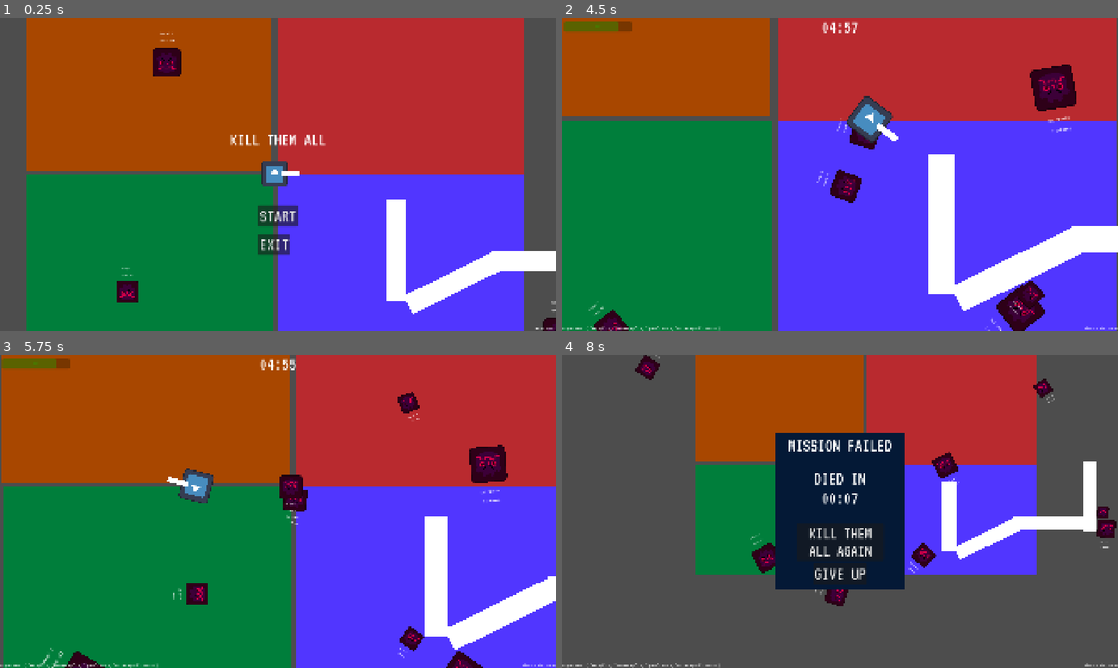
Above: before the commit, frames 1-4 (two rows, left to right).
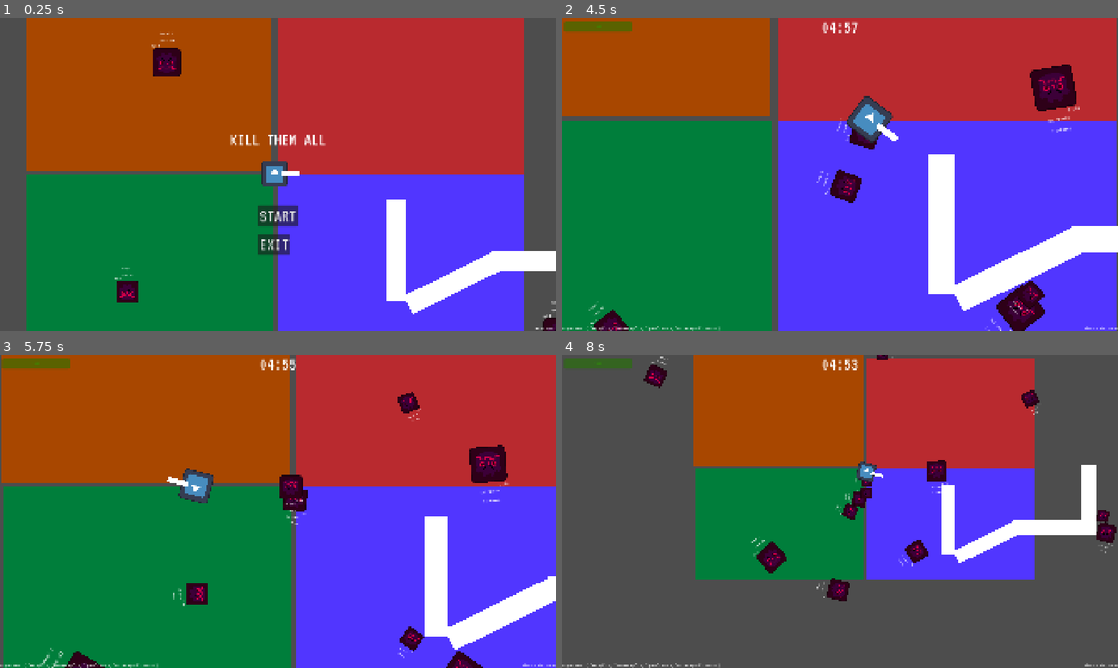
Above: after the commit, the same moments.

Repository: yasukawa426/top-down-shooter
Game: Godot game, scene res://scenes/main.tscn
The game is run twice, just before and just after one commit, with the same random seed, the same clock (stepped at 60 frames per second) and the same inputs. The engine's default icon, where the game draws it, is replaced by a stand-in: a white triangle on a blue panel in a dark square.
Inputs (mouse positions are in pixels of both pictures, inside the frame that each line leads up to):
- Up to frame 1 (0.25 s): no input
- Up to frame 2 (4.5 s): click "START" at 0.5 s; move the mouse to (962, 158) at 1.27 s; hold D (move_right) 1.28-2.03 s; hold Space (shoot) 1.28-2.03 s; move the mouse to (728, 190) at 2.02 s; hold S (move_down) 2.03-2.78 s; tap Mouse wheel up (zoom_in) at 2.1 s; move the mouse to (895, 105) at 2.77 s; hold D (move_right) 2.78-3.53 s; hold Mouse wheel down (zoom_out) 2.78-3.53 s; move the mouse to (812, 237) at 3.52 s; hold W (move_up) 3.53-4.28 s; tap Space (shoot) at 3.6 s; move the mouse to (1006, 221) at 4.27 s; hold A (move_left) from 4.28 s (still down); hold Mouse wheel up (zoom_in) from 4.28 s (still down)
- Up to frame 3 (5.75 s): keep holding A (move_left); move the mouse to (111, 464) at 5.02 s; release Mouse wheel up (zoom_in) at 5.03 s; tap Mouse wheel down (zoom_out) at 5.1 s
- Up to frame 4 (8 s): move the mouse to (867, 511) at 5.77 s; release A (move_left) at 5.78 s; hold S (move_down) 5.78-6.53 s; hold Space (shoot) 5.78-6.53 s; move the mouse to (756, 433) at 6.52 s; hold D (move_right) 6.53-7.28 s; tap Mouse wheel up (zoom_in) at 6.6 s; move the mouse to (962, 495) at 7.27 s; hold W (move_up) from 7.28 s (still down); hold Mouse wheel down (zoom_out) from 7.28 s (still down)

The runs differ from the first frame. In frame 1, less than 0.1% of the frame differs, in the area x 20-100%, y 8-96%; in frame 2, 0.1%; in frame 3, 0.1%; in frame 4, 17%, in the area x 0-100%, y 0-81%.
Error after the commit: Invalid access to property or key 'DAMAGE' on a base object of type 'CharacterBody2D (enemy.gd)'. (res://scenes/player/player.gd:91)

Commit message:
feat/refact: add hp and damage to enemy, and change variables names

Diff:
--- a/scenes/enemies/enemy.gd
+++ b/scenes/enemies/enemy.gd
@@ -1,21 +1,24 @@
 extends CharacterBody2D
 
 ## Base speed all enemies will be based on
-@export var BASE_SPEED = 200
+@export var BASE_SPEED: int = 200
 ## Base damage all enemies will be based on
 @export var BASE_DAMAGE: int = 1
+## Base HP
+@export var BASE_HP: int = 1
 #rn its slighty lower than the player
 ## Enemy max speed after scaling.
-@export var _MAX_SPEED = 500
+@export var _MAX_SPEED: int = 500
 ## Enemy minimum damage after scaling.
-@export var _MINIMUM_DAMAGE = 1
+@export var _MINIMUM_DAMAGE: int = 1
+## Enemy minimum HP after scaling.
+@export var _MINIMUM_HP: int = 1
 
 
-
-var SPEED: float
-var DAMAGE: float
-var player:Node2D
-
+var scaled_speed: float
+var scaled_damage: float
+var current_hp: float
+var player: Node2D
 
 func _ready() -> void:
 	var rand_scale := randf_range(0.6, 1.4)
@@ -24,15 +27,19 @@
 	#the smaller the faster and the bigger the stronger, we use power so it is even more noticiable
 	set_speed(BASE_SPEED / pow(rand_scale, 1.5))
 	set_damage(BASE_DAMAGE * pow(rand_scale, 3))
+	set_hp(BASE_HP * pow(rand_scale, 3))
 
 
 	if OS.is_debug_build():
 		$DebugSpeedLabel.visible = true
-		$DebugSpeedLabel.text = "speed: " + str(int(SPEED))
+		$DebugSpeedLabel.text = "speed: " + str(int(scaled_speed))
 		$DebugDamageLabel.visible = true
-		$DebugDamageLabel.text = "damage: " + str(int(DAMAGE))
+		$DebugDamageLabel.text = "damage: " + str(int(scaled_damage))
+		$DebugHpLabel.visible = true
+		$DebugHpLabel.text = "hp: " + str(int(current_hp))
 
-func _physics_process(delta: float) -> void:
+## Rotates the enemy to look at the player and moves it towards the player
+func _physics_process(_delta: float) -> void:
 	velocity = Vector2.ZERO
 
 	if player == null:
@@ -46,28 +53,42 @@
 
 		#apply speed to the direction
 		if velocity.length() > 0:
-			velocity = velocity * SPEED
+			velocity = velocity * scaled_speed
 
 		#kachaw
 		move_and_slide()
 
 
-
-
-#got hit by a bullet -> dies and delete bullet
+## Got hit by a bullet -> gets damage and delete bullet -> if hp <= 0 dies
 func _on_area_2d_body_entered(body: Node2D) -> void:
-	queue_free()
 	body.queue_free()
 
-#updated the enemy speed respecting its max speed
+	current_hp -= player.damage
+
+	if current_hp <= 0:
+		_die()
+
+## Removes the enemy from the scene
+func _die() -> void:
+	queue_free()
+
+## Update the enemy speed respecting its max speed
 func set_speed(speed: float) -> void:
 	if speed > _MAX_SPEED:
 		speed = _MAX_SPEED
 
-	SPEED = speed
+	scaled_speed = speed
 
-func set_damage(damage: int) -> void:
+## Update the enemy damage respecting its minimum damage
+func set_damage(damage: float) -> void:
 	if damage < _MINIMUM_DAMAGE:
 		damage = _MINIMUM_DAMAGE
 
-	DAMAGE = damage
+	scaled_damage = damage
+
+## Update the enemy hp respecting its minimum hp
+func set_hp(hp: float) -> void:
+	if hp < _MINIMUM_HP:
+		hp = _MINIMUM_HP
+
+	current_hp = hp
--- a/scenes/enemies/enemy.tscn
+++ b/scenes/enemies/enemy.tscn
@@ -11,6 +11,7 @@
 collision_layer = 2
 motion_mode = 1
 script = ExtResource("1_8e3ao")
+BASE_HP = 2
 
 [node name="DebugSpeedLabel" type="Label" parent="." unique_id=132787156]
 visible = false
@@ -25,6 +26,13 @@
 offset_top = -135.0
 offset_right = 34.0
 offset_bottom = -112.0
+
+[node name="DebugHpLabel" type="Label" parent="." unique_id=1411639947]
+visible = false
+offset_left = -64.0
+offset_top = -80.0
+offset_right = -24.0
+offset_bottom = -63.0
 
 [node name="Sprite2D" type="Sprite2D" parent="." unique_id=148368133]
 modulate = Color(0.86395586, 0, 0.29259437, 1)
